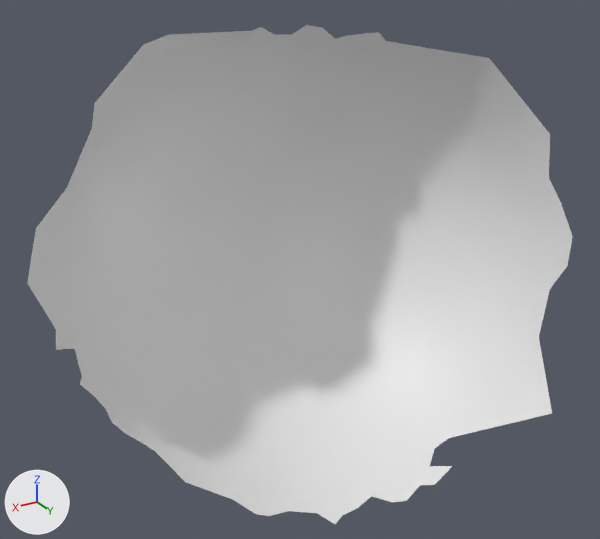
The OBJ model res/final/camerafocus/cleanedup/CameraFocus_P2.000001.obj, before and after one commit.
One viewpoint serves both versions: a 50 mm lens placed at (88.3, 218.2, 100.9), pointed at (-32.7, 16.6, 0.1). Lighting does not change. The marker at lower left points along +X, +Y and +Z. Where no turn or scale is listed for an object, it has been applied to the vertices.

The first picture shows 'CameraFocus_P2.000001'.
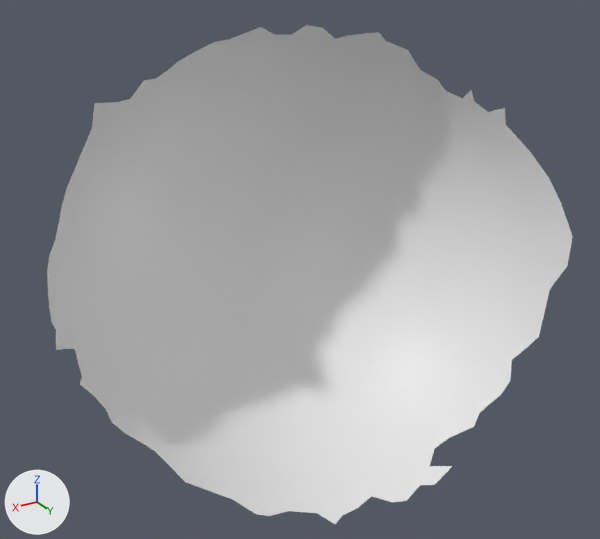
The edits, one by one:
me_camerafocus_p2_000001 is used by ob_camerafocus_p2_000001; location (0.0, 0.0, 0.0).
Verts and faces of me_camerafocus_p2_000001; kept vertices keep their numbers, new ones are numbered from 4123.
Before the commit, vertices of me_camerafocus_p2_000001: 4015 (-96.0, 47.0, -35.0) at pixel (511, 360), 4058 (-101.0, 53.0, -26.0) at pixel (538, 337), 4059 (-99.0, 50.0, -30.0) at pixel (526, 348), 4060 (-72.0, 46.0, -58.0) at pixel (449, 438), 4090 (-92.0, 51.0, -40.0) at pixel (510, 380).
Before the commit, vertices of me_camerafocus_p2_000001: 4097 (-82.0, 48.0, -51.0) at pixel (479, 413), 4098 (-79.0, 50.0, -54.0) at pixel (474, 426), 4101 (-89.0, 51.0, -44.0) at pixel (500, 394), 4102 (-86.0, 50.0, -47.0) at pixel (491, 402), 4122 (-90.0, 71.0, -40.0) at pixel (552, 413).
me_camerafocus_p2_000001 had 4123 vertices, 8182 faces and spanned x -111.0..47.0, y -39.0..71.0, z -70.0..69.0.
me_camerafocus_p2_000001 now has 4116 vertices, 8139 faces and spans x -111.0..42.0, y -39.0..57.0, z -70.0..69.0.
Part 1, on me_camerafocus_p2_000001:
2 vertices are removed from x -5.0..5.0, y -11.0..-3.0, z 68.0..69.0.
12 faces are deleted.
Part 2, on me_camerafocus_p2_000001:
2 vertices are removed from x 42.0..47.0, y 4.0..11.0, z 12.0..24.0.
9 faces are deleted.
Part 3, on me_camerafocus_p2_000001:
2 vertices are removed from x -108.0..-96.0, y 25.0..41.0, z 38.0..60.0.
14 faces are deleted.
Part 4, on me_camerafocus_p2_000001:
Vertices deleted: 4122 (with the faces that use them).

Where the change shows, as pixel boxes (x1, y1, x2, y2) in the pictures (600 x 539 px):
'CameraFocus_P2.000001', reshaped
    before: (27, 25, 573, 524)
    after: (47, 25, 573, 524)
part 1 of me_camerafocus_p2_000001, deleted
    before: (95, 31, 249, 103)
part 2 of me_camerafocus_p2_000001, deleted
    before: (27, 188, 67, 320)
part 3 of me_camerafocus_p2_000001, deleted
    before: (387, 41, 550, 177)
part 4 of me_camerafocus_p2_000001, deleted
    before: (450, 337, 552, 438)
